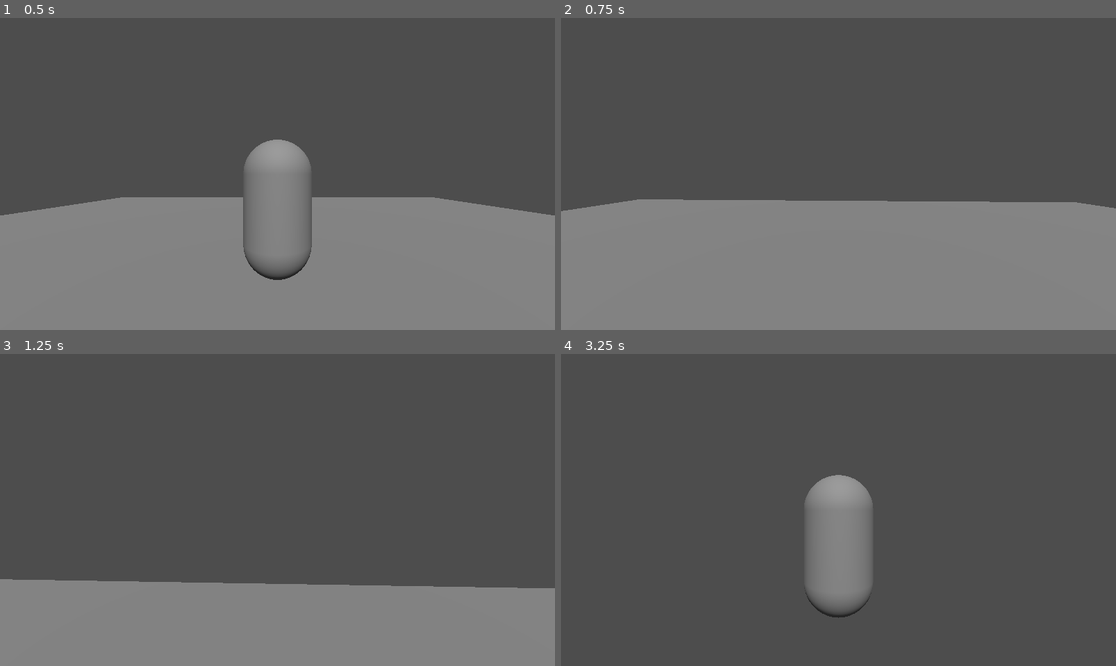
Above: before the commit, frames 1-4 (two rows, left to right).
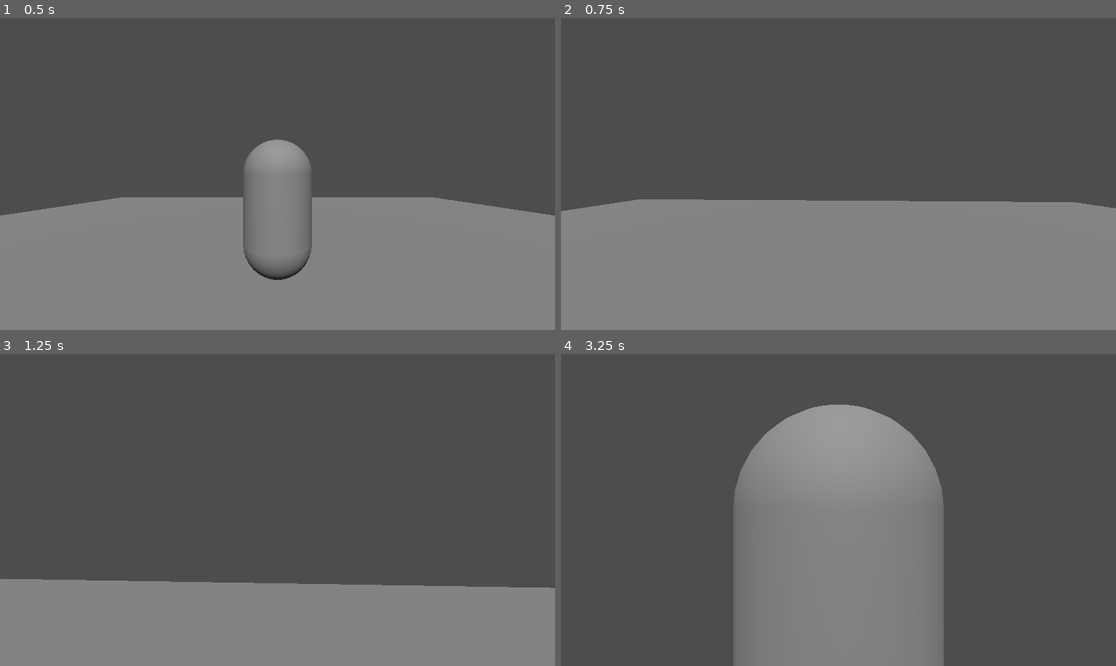
Above: after the commit, the same moments.

Repository: jamesdanielwhitford/birding-game
Game: Godot game, scene res://level.tscn
Same seed, same stepped clock (60 frames per second), same inputs: the game is played once before the commit and once after it. The project has no main scene, so this scene is started directly.
Inputs (mouse positions are in pixels of both pictures, inside the frame that each line leads up to):
- Up to frame 1 (0.5 s): no input
- Up to frame 2 (0.75 s): tap Enter at 0.5 s; move the mouse to (832, 180) at 0.52 s; hold W (move_forward) from 0.53 s (still down); hold C (toggle_camera) from 0.53 s (still down)
- Up to frame 3 (1.25 s): keep holding W (move_forward); keep holding C (toggle_camera); tap Space (jump) at 0.77 s
- Up to frame 4 (3.25 s): move the mouse to (877, 513) at 1.27 s; release C (toggle_camera) at 1.28 s; tap C (toggle_camera) at 1.35, 2.85 s; tap Space (jump) at 1.52, 2.75, 3.02 s; move the mouse to (794, 506) at 2.02 s; hold C (toggle_camera) 2.03-2.78 s; move the mouse to (844, 510) at 2.77 s; release W (move_forward) at 2.78 s; hold A (move_left) from 2.78 s (still down)

Frame 1 is identical in both runs. In frame 2, less than 0.1% of the frame differs, in the area x 0-98%, y 58-62%; in frame 3, 0.2%; in frame 4, 25%, in the area x 31-69%, y 16-100%.

Commit message:
basic spring arm

Diff:
--- a/player.gd
+++ b/player.gd
@@ -16,7 +16,8 @@
 
 # Camera references
 @onready var camera_pivot = $CameraPivot
-@onready var camera = $CameraPivot/Camera3D
+@onready var spring_arm = $CameraPivot/SpringArm3D
+@onready var camera = $CameraPivot/SpringArm3D/Camera3D
 
 # Camera state
 var is_first_person = false
@@ -25,6 +26,9 @@
 func _ready():
 	# Capture the mouse cursor
 	Input.mouse_mode = Input.MOUSE_MODE_CAPTURED
+
+	# Exclude the player from SpringArm collision detection
+	spring_arm.add_excluded_object(get_rid())
 
 func _input(event):
 	# Camera rotation with mouse
@@ -74,8 +78,8 @@
 		velocity.z = move_toward(velocity.z, 0, speed)
 
 	# Smooth camera transition between first/third person
-	var current_distance = camera.position.z
-	camera.position.z = lerp(current_distance, target_camera_distance, camera_transition_speed * delta)
+	var current_length = spring_arm.spring_length
+	spring_arm.spring_length = lerp(current_length, target_camera_distance, camera_transition_speed * delta)
 
 	move_and_slide()
 
--- a/player.tscn
+++ b/player.tscn
@@ -18,6 +18,9 @@
 mesh = SubResource("CapsuleMesh_4flbx")
 
 [node name="CameraPivot" type="Node3D" parent="."]
+transform = Transform3D(1, 0, 0, 0, 1, 0, 0, 0, 1, 0, 1.5, 0)
 
-[node name="Camera3D" type="Camera3D" parent="CameraPivot"]
-transform = Transform3D(1, 0, 0, 0, 1, 0, 0, 0, 1, 0, 1.5, 3)
+[node name="SpringArm3D" type="SpringArm3D" parent="CameraPivot"]
+spring_length = 3.0
+
+[node name="Camera3D" type="Camera3D" parent="CameraPivot/SpringArm3D"]
